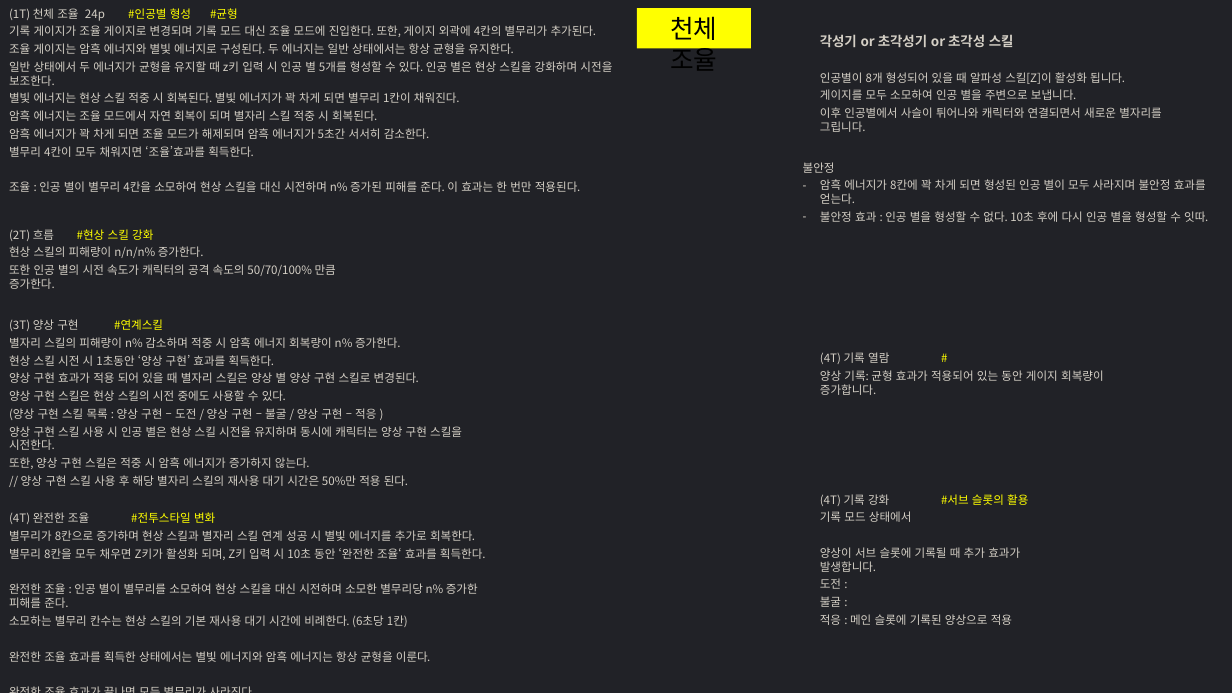
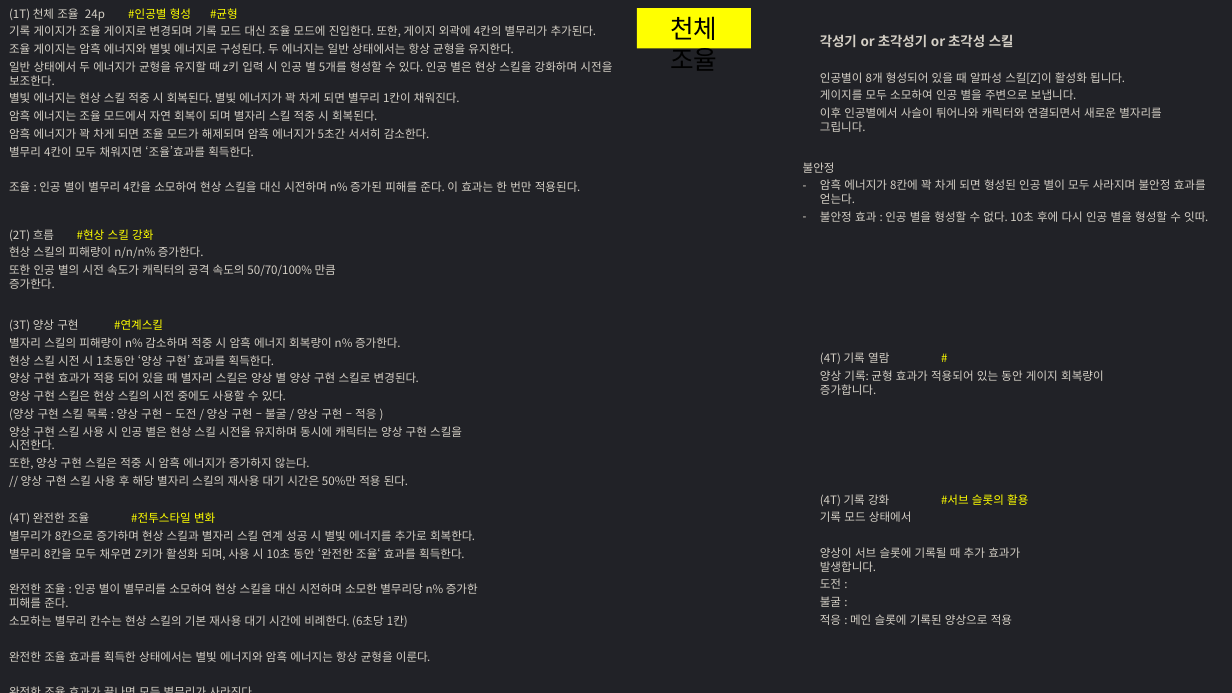
Before and after one commit to hjs0913/GameDesign, a slide deck: slide 8 of 로스트아크/아스트로맨서(Astromancer)_현자/아이디어정리.pptx. Drawn at 1232x693 pixels with LibreOffice and Linux fonts; fonts in the diff are those of the drawing. Boxes give left, top, right and bottom in pixels: in the first picture for what was removed or moved away, otherwise in the second. Text is boxed around its words. In the diff, an @@ line names an element or a change of style, - is before the commit and + after.

```diff
--- a/로스트아크/아스트로맨서(Astromancer)_현자/아이디어정리.pptx
+++ b/로스트아크/아스트로맨서(Astromancer)_현자/아이디어정리.pptx
@@ text at bbox=[9, 548, 465, 560]: text changed @@
-별무리 8칸을 모두 채우면 Z키가 활성화 되며, Z키 입력 시 10초 동안 ‘완전한 조율‘ 효과를 획득한다.
+별무리 8칸을 모두 채우면 Z키가 활성화 되며, 사용 시 10초 동안 ‘완전한 조율‘ 효과를 획득한다.
```
Also in this commit, not shown: 7 other files.
